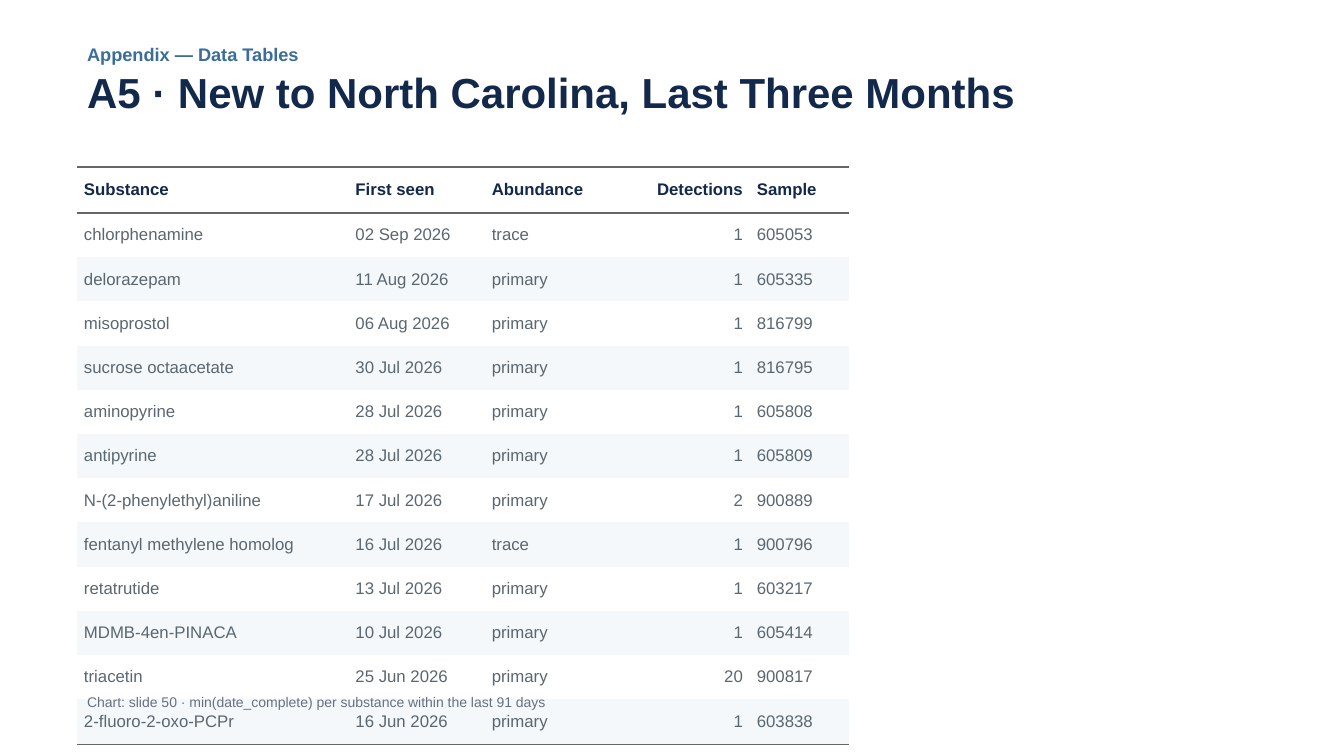
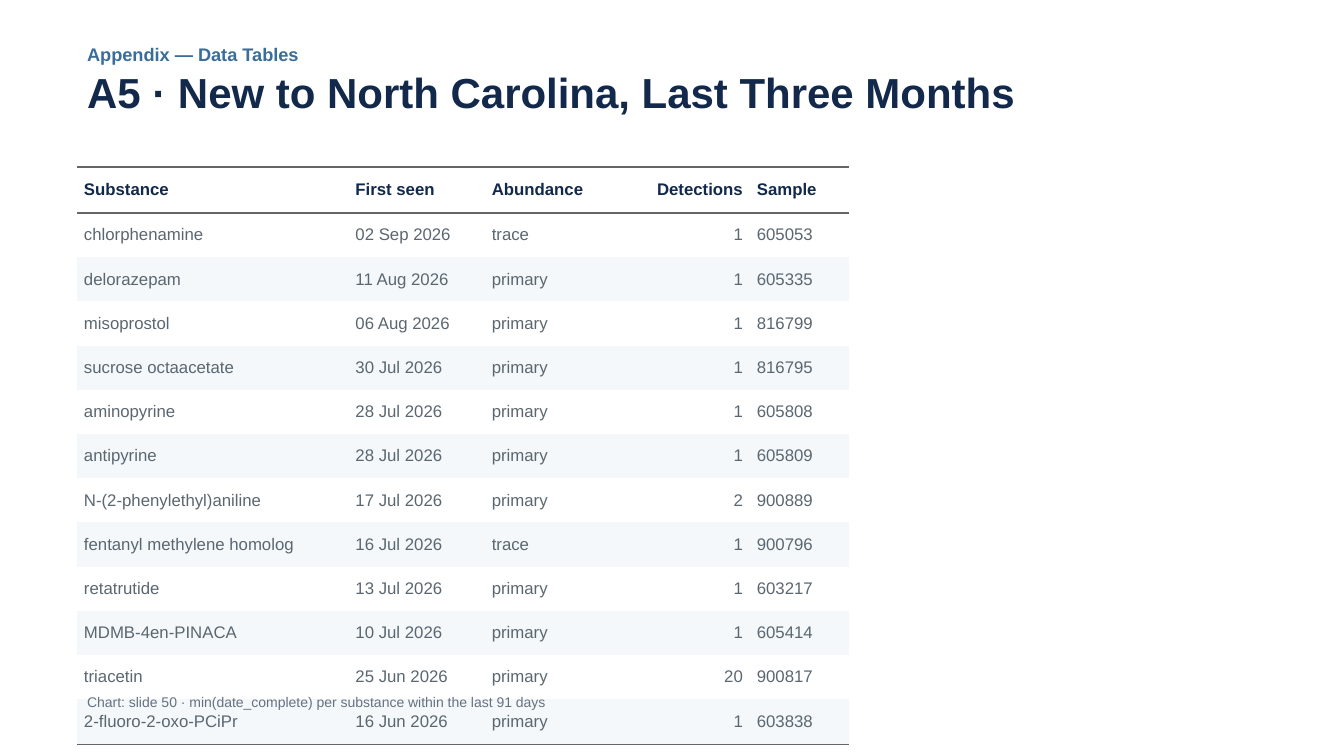
Before and after one commit to opioiddatalab/ncslides, a slide deck: slide 62 of docs/nc-drug-checking-latest.pptx. Drawn at 1344x756 pixels with LibreOffice and Linux fonts; fonts in the diff are those of the drawing. Boxes give left, top, right and bottom in pixels: in the first picture for what was removed or moved away, otherwise in the second. Text is boxed around its words. In the diff, an @@ line names an element or a change of style, - is before the commit and + after.

```diff
--- a/docs/nc-drug-checking-latest.pptx
+++ b/docs/nc-drug-checking-latest.pptx
@@ table at box(77, 166, 848, 735) @@
-row 13, column 1: 2-fluoro-2-oxo-PCPr
+row 13, column 1: 2-fluoro-2-oxo-PCiPr
```
Also in this commit, not shown: 7 other slides changed, 3 other files.
